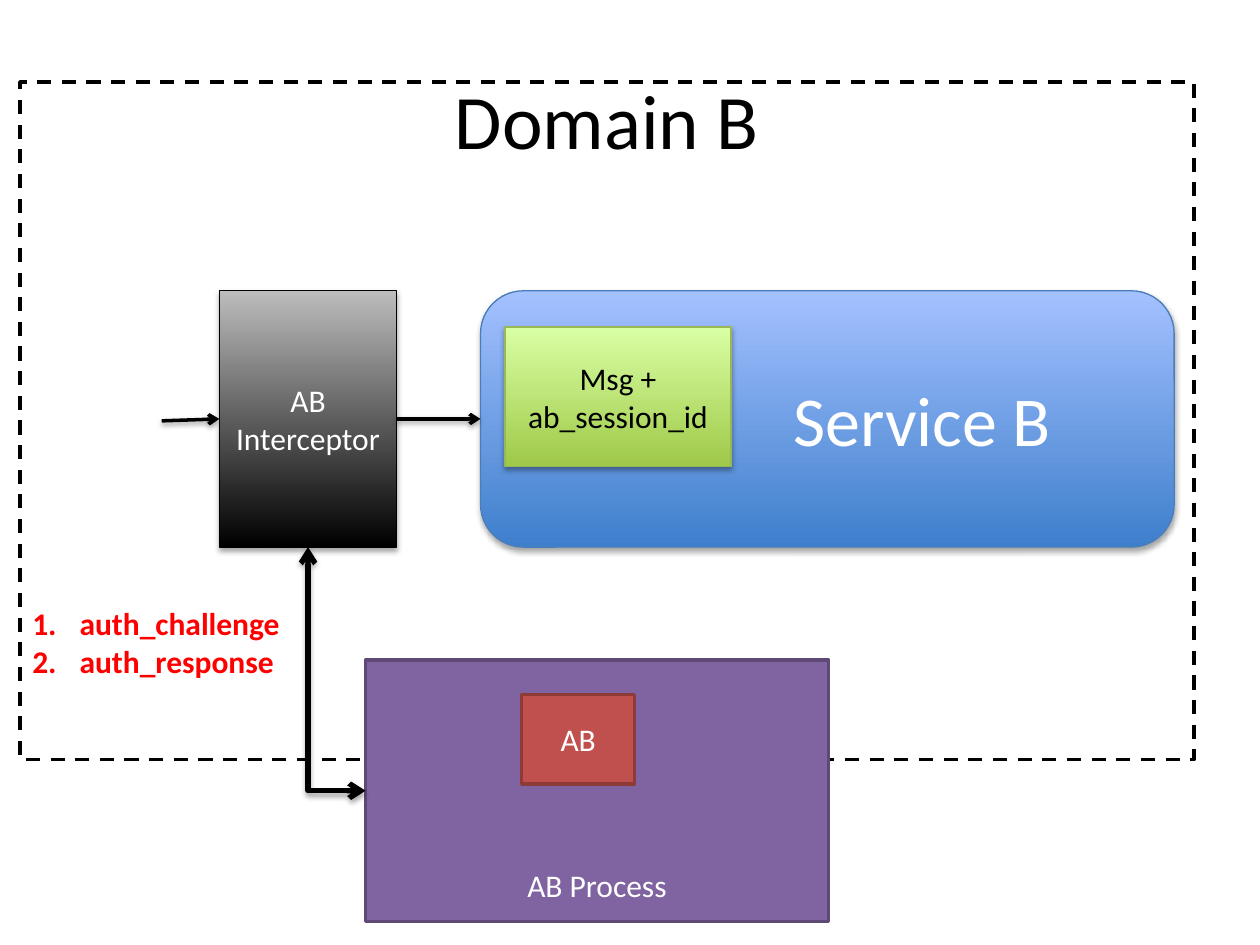
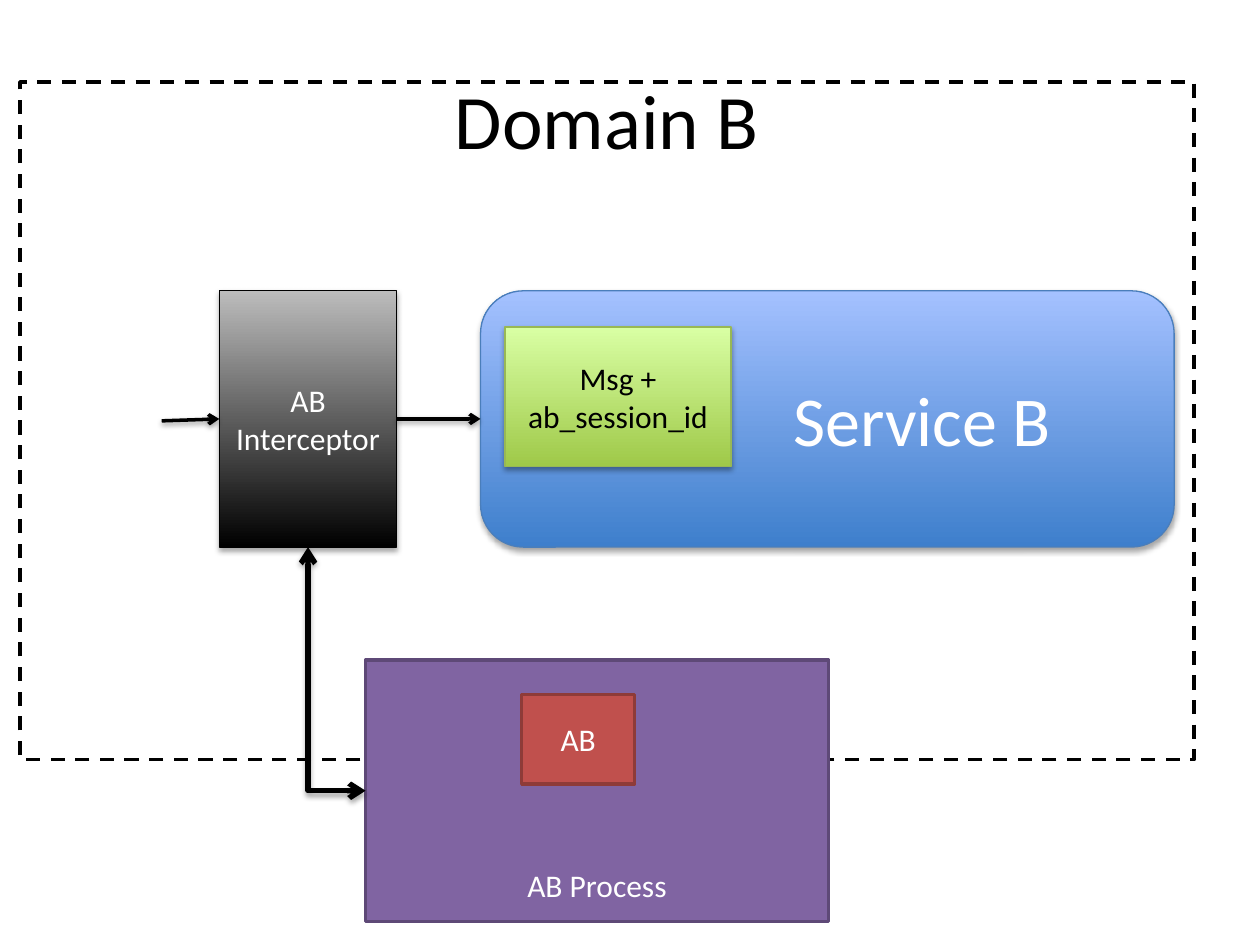
Before and after one commit to rohitranchal/absoa, a slide deck: slide 5 of docs/design_notes.pptx. Drawn at 1260x945 pixels with LibreOffice and Linux fonts; fonts in the diff are those of the drawing. Boxes give left, top, right and bottom in pixels: in the first picture for what was removed or moved away, otherwise in the second. Text is boxed around its words. In the diff, an @@ line names an element or a change of style, - is before the commit and + after.

```diff
--- a/docs/design_notes.pptx
+++ b/docs/design_notes.pptx
@@ text removed at (x1=80, y1=613, x2=280, y2=678) @@
-1. auth_challenge
-2. auth_response
```
Also in this commit, not shown: 2 other slides changed, 3 other files.
